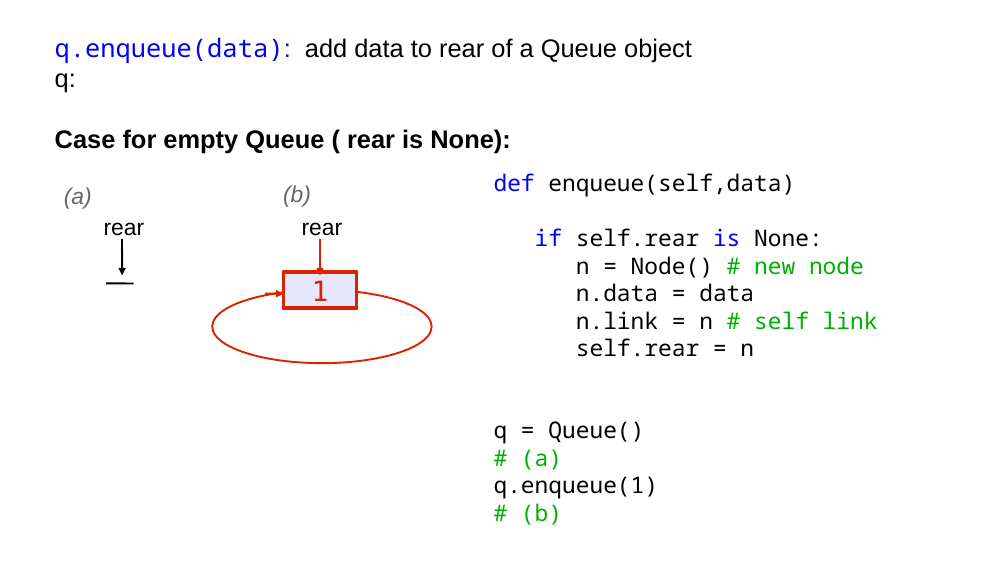
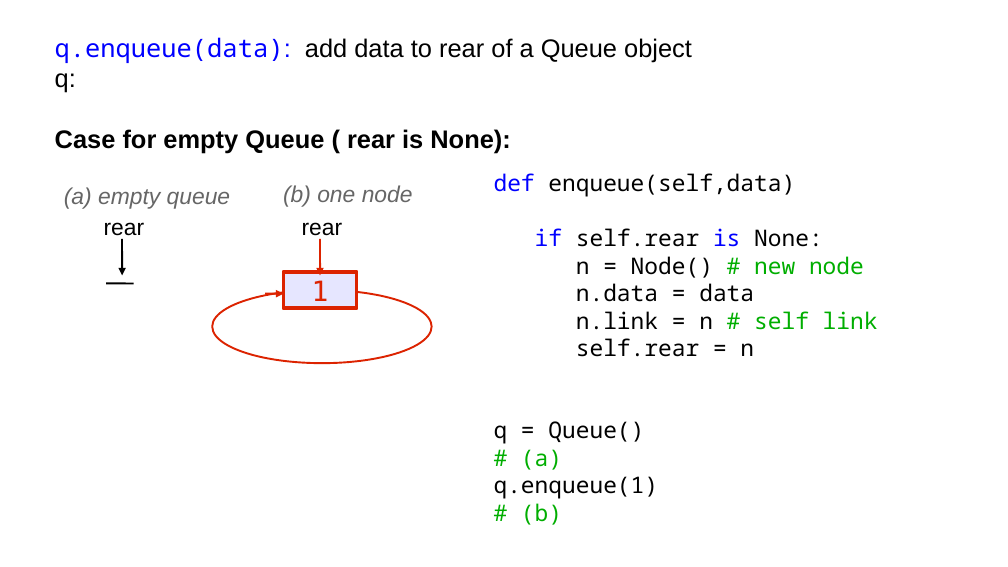
Before and after one commit to gerryjenkinslb/Ouroboros_Queue, a slide deck: slide 5 of OuroborosQueue.odp (slide 4 before the commit). Drawn at 1008x567 pixels with LibreOffice and Linux fonts; fonts in the diff are those of the drawing. Boxes give left, top, right and bottom in pixels: in the first picture for what was removed or moved away, otherwise in the second. Text is boxed around its words. In the diff, an @@ line names an element or a change of style, - is before the commit and + after.

```diff
--- a/OuroborosQueue.odp
+++ b/OuroborosQueue.odp
@@ text at bbox=[64, 187, 231, 209]: text changed @@
-(a)
+(a) empty queue
@@ text at bbox=[283, 185, 413, 207]: text changed @@
-(b)
+(b) one node
```
Also in this commit, not shown: 4 other slides changed, 2 slides added.
